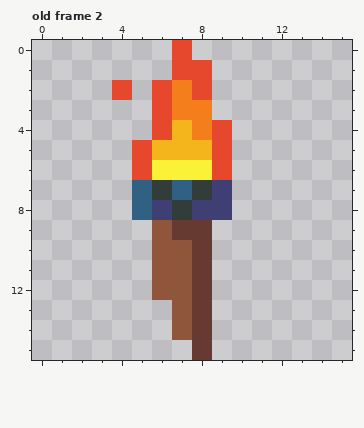
File history of a pixel-art file, Assets/Original/torchaseprite.aseprite. This is how it looked before the edit.
16x16 pixels, 3 frames. Shown: old frame 2. The commit also changed other frames, which this record leaves out.
Now the later version:
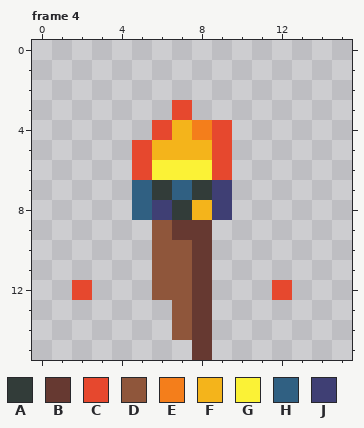
Palette (. is transparent): A #323c39  B #663931  C #e6482e  D #8f563b  E #f47e1b  F #f4b41b  G #fbf236  H #306082  J #3f3f74
A new or re-ordered frame is compared with the old frame closest to it.
What changed:
frames 3 -> 7
layer "burnOut" added
layer "Layer 1" removed
Frame 4 is new; against old frame 2:
Colour C is added in row 12 at x 2 and 12.
Colour C replaces colour E in row 3 at x 7.
Colour F replaces colour J in row 8 at x 8.
The edit erases colour C in row 0 at x 7; in row 1 at x 7 to 8; in row 2 at x 4, 6 and 8; in row 3 at x 6.
The edit erases colour E in row 2 at x 7; in row 3 at x 8.
